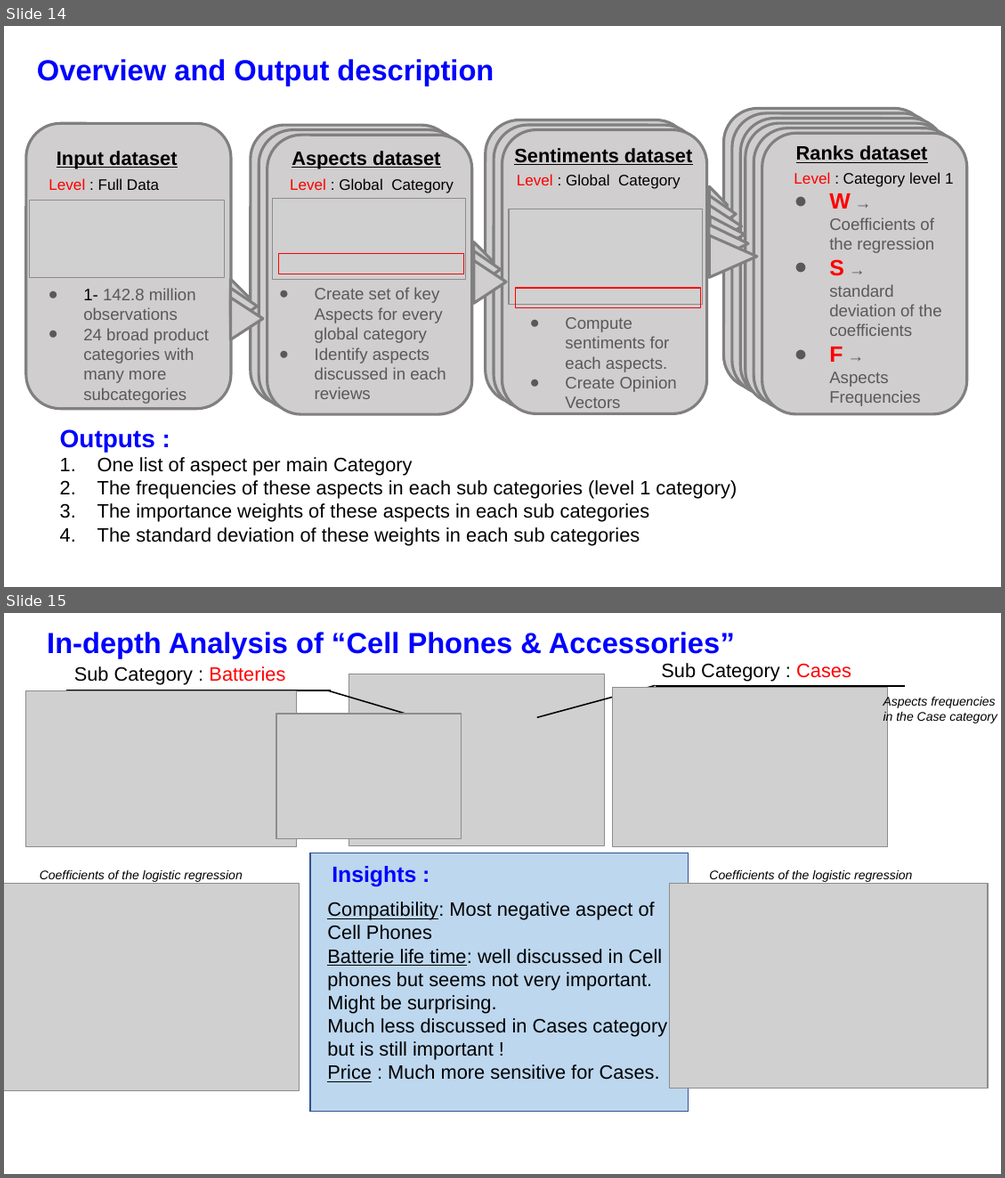
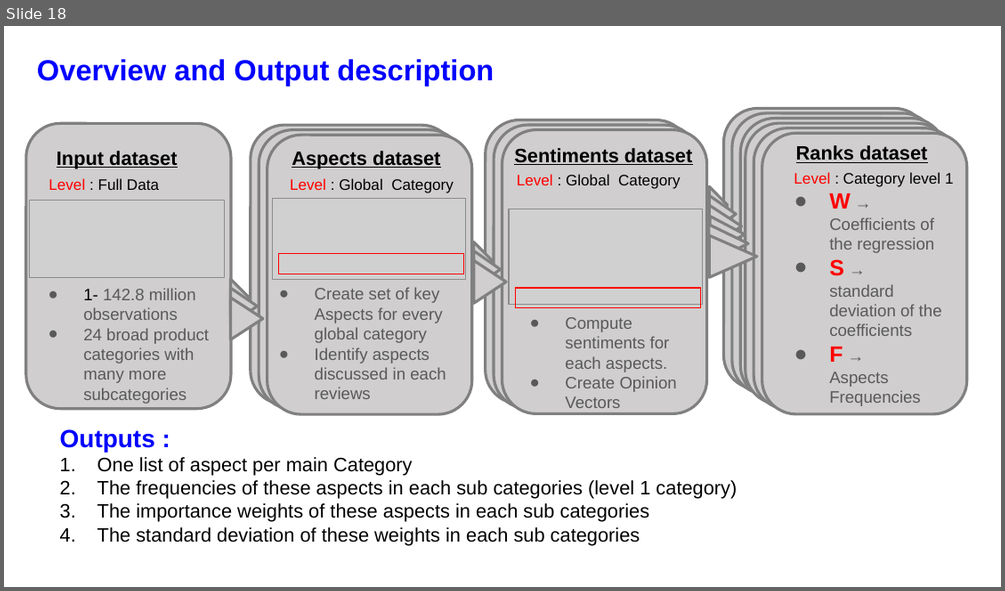
Before and after one commit to CedricJ08/aspect-analysis, a slide deck: Report/Final Presentation Slides.pptx. Shown one above the other, each under a label of ours: slides 14 and 15 before the commit, slide 18 after it. The pictures are 1005x1178 and 1005x591 pixels, drawn with LibreOffice and Linux fonts; fonts in the diff are those of the drawing; grey boxes stand for pictures; background and template pictures are left out. Boxes give left, top, right and bottom in pixels: in the first picture for what was removed or moved away, otherwise in the second. Text is boxed around its words. In the diff, an @@ line names an element or a change of style, - is before the commit and + after.

```diff
--- a/Report/Final Presentation Slides.pptx
+++ b/Report/Final Presentation Slides.pptx
@@ slide 15 removed at (4,613,1001,1174), background picture (left out) @@
@@ text removed at (47,632,735,658) @@
-In-depth Analysis of “Cell Phones & Accessories”
@@ text removed at (661,663,851,682) @@
-Sub Category : Cases
@@ picture removed at (26,690,297,846) @@
@@ line removed from (65, 690) to (331, 690) @@
@@ text removed at (74,666,285,685) @@
-Sub Category : Batteries
@@ line removed from (328, 690) to (419, 718) @@
@@ picture removed at (349,674,604,846) @@
@@ line removed from (537, 718) to (655, 686) @@
@@ picture removed at (613,688,888,847) @@
@@ line removed from (655, 686) to (905, 686) @@
@@ picture removed at (276,714,461,838) @@
@@ text removed at (883,696,997,724) @@
-Aspects frequencies in the Case category
@@ text removed at (40,870,242,882) @@
-Coefficients of the logistic regression
@@ rectangle removed at (310,853,688,1111) @@
@@ text removed at (332,866,416,887) @@
-Insights :
@@ text removed at (709,870,912,882) @@
-Coefficients of the logistic regression
@@ picture removed at (4,884,299,1090) @@
@@ text removed at (327,901,667,1082) @@
-Compatibility: Most negative aspect of Cell Phones
-Batterie life time: well discussed in Cell phones but seems not very important. Might be surprising.
-Much less discussed in Cases category but is still important !
-Price : Much more sensitive for Cases.
@@ picture removed at (669,884,987,1088) @@
@@ what was slide 14 is now slide 18 @@
```
Also in this commit, not shown: 4 slides changed, 4 slides added, 1 other slide removed, 2 other files.
